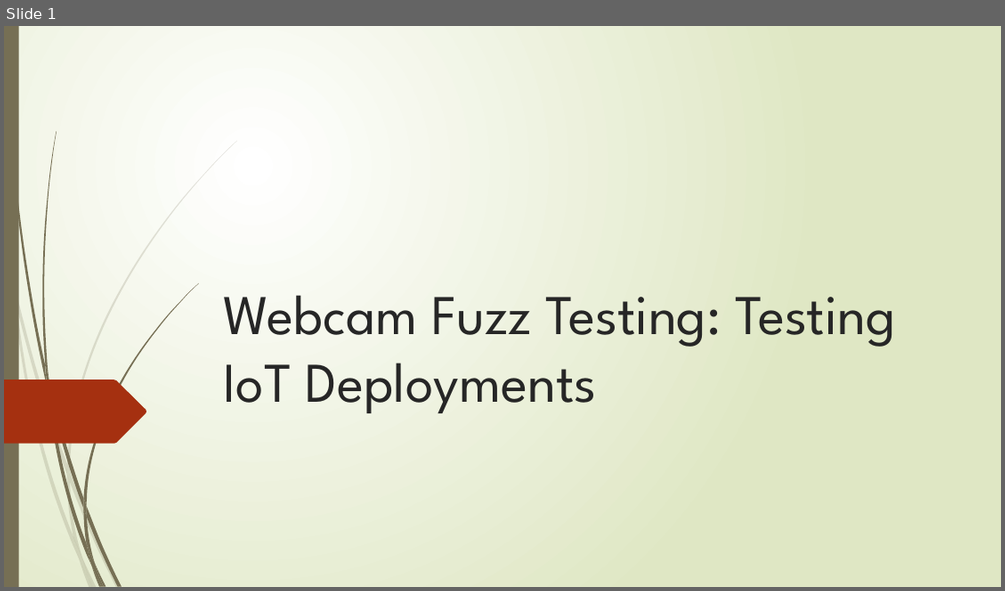
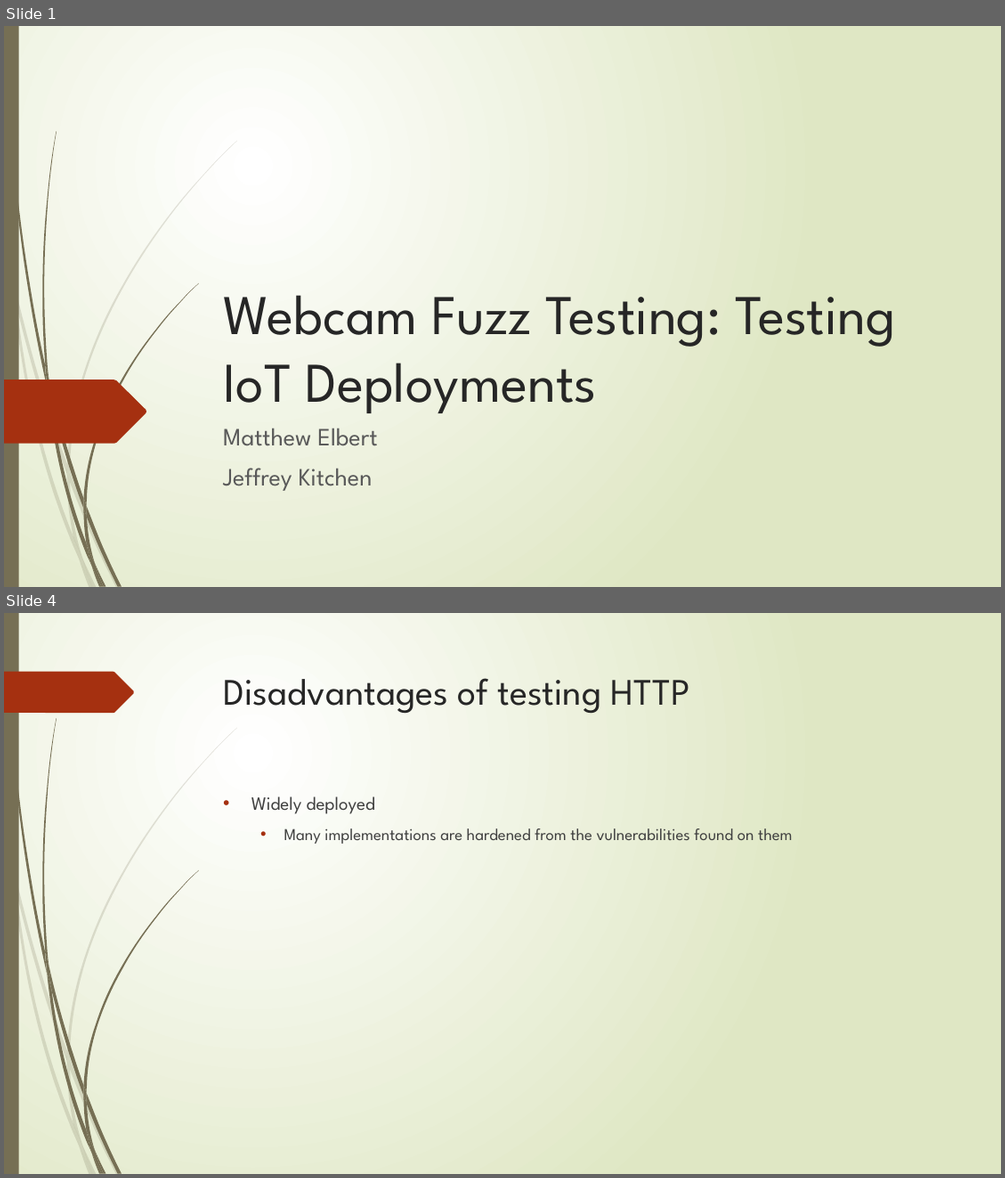
Before and after one commit to mkelbertonthehub/fuzzingProject, a slide deck: Presentation/WebcamFuzzing.pptx. Shown one above the other, each under a label of ours: slide 1 before the commit, slides 1 and 4 after it; the slides between them are not shown. The pictures are 1005x591 and 1005x1178 pixels, drawn with LibreOffice and Linux fonts; fonts in the diff are those of the drawing. Boxes give left, top, right and bottom in pixels: in the first picture for what was removed or moved away, otherwise in the second. Text is boxed around its words. In the diff, an @@ line names an element or a change of style, - is before the commit and + after.

```diff
--- a/Presentation/WebcamFuzzing.pptx
+++ b/Presentation/WebcamFuzzing.pptx
@@ slide 4 added at bbox=[4, 613, 1001, 1174], background gradient #FFFFFF to #DFE8C4; not listed: 23 template elements that a slide beside it also shows @@
@@ freeform shape added at bbox=[4, 672, 134, 713], fill #A53010 @@
@@ title added at bbox=[224, 678, 690, 714], 36 pt, text #262626 @@
+Disadvantages of testing HTTP
@@ text added at bbox=[251, 796, 792, 844], 16 pt, text #404040 @@
+• Widely deployed
+  • Many implementations are hardened from the vulnerabilities found on them
@@ slide 1 changed as well @@
@@ subtitle added at bbox=[223, 428, 377, 491], 24 pt, text #595959 @@
+Matthew Elbert
+Jeffrey Kitchen
```
Also in this commit, not shown: 5 other slides added, 4 slides removed.
